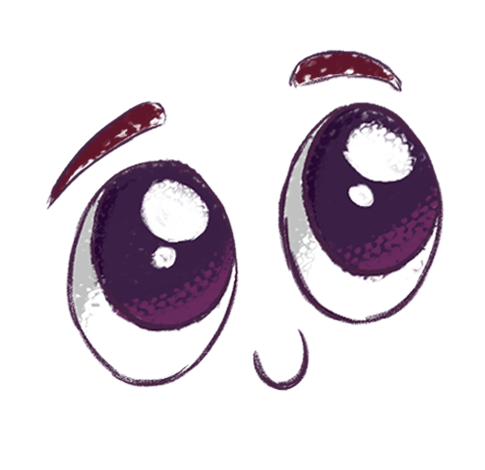
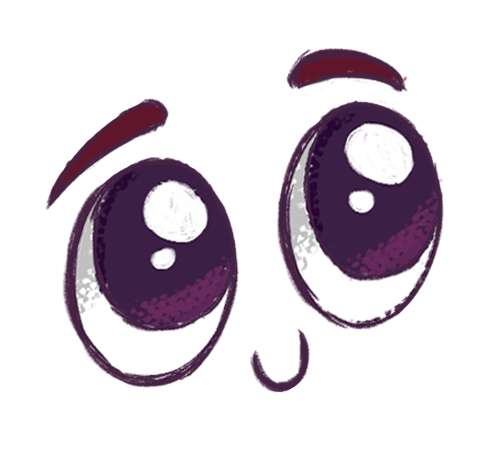
Comparing the layer stacks of the two 485x470 images. Changes:
showed "Group 4" over (48, 49, 442, 391)
showed "Group 2" over (45, 47, 443, 393)
